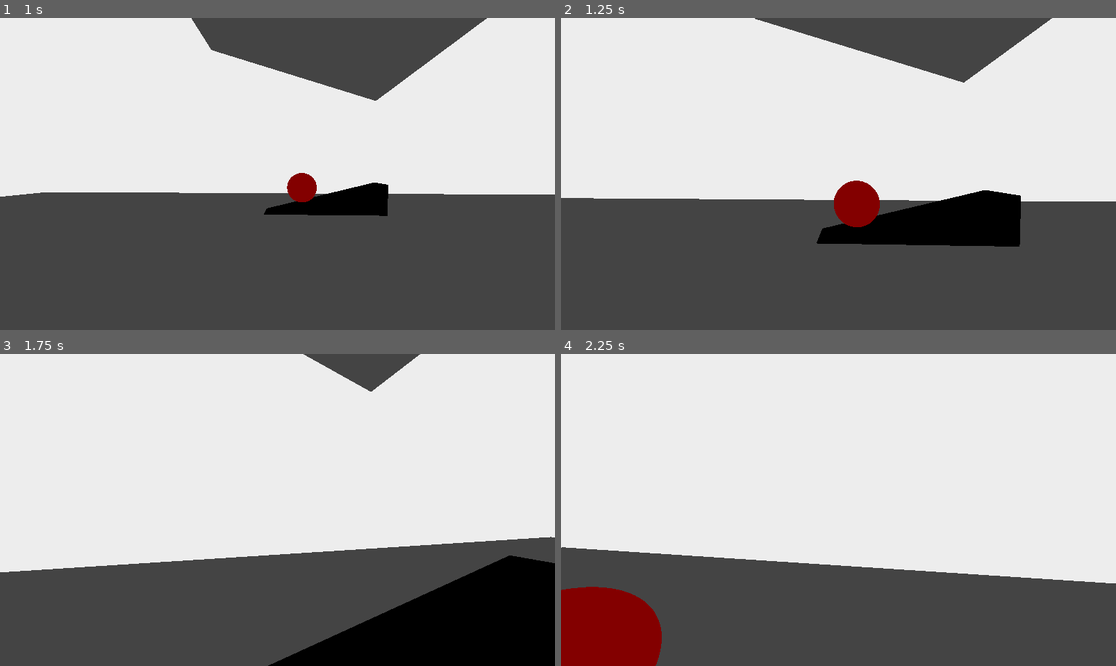
Above: before the commit, frames 1-4 (two rows, left to right).
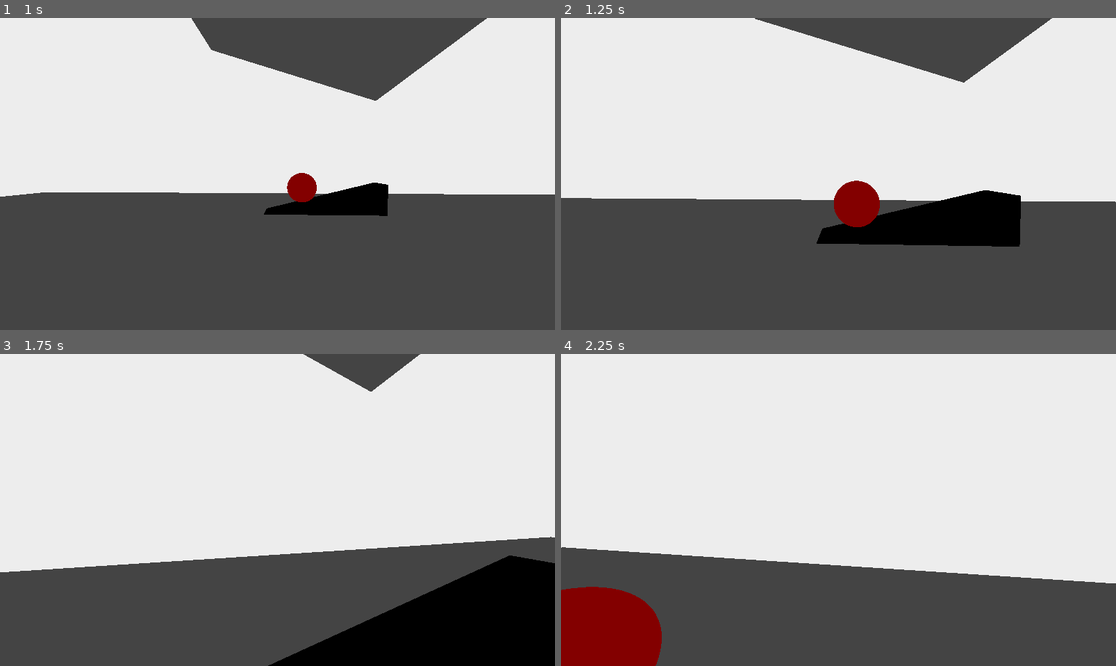
Above: after the commit, the same moments.

Repository: mynameisgump/GodotCleanupDetail
Game: Godot game, scene res://scenes/main.tscn
The game is run twice, just before and just after one commit, with the same random seed, the same clock (stepped at 60 frames per second) and the same inputs.
Inputs (mouse positions are in pixels of both pictures, inside the frame that each line leads up to):
- Up to frame 1 (1 s): move the mouse to (271, 180) at 0.52 s; hold W (move_forward) from 0.53 s (still down); click (271, 180) at 0.6 s
- Up to frame 2 (1.25 s): keep holding W (move_forward)
- Up to frame 3 (1.75 s): keep holding W (move_forward); move the mouse to (316, 513) at 1.27 s; click (316, 513) at 1.35 s
- Up to frame 4 (2.25 s): keep holding W (move_forward); tap Enter at 2 s; move the mouse to (794, 506) at 2.02 s; click (794, 506) at 2.1 s

Frame 1 is identical in both runs. In frame 2, less than 0.1% of the frame differs, in the area x 5-100%, y 1-74%; in frame 3, less than 0.1%; in frame 4, less than 0.1%.

Commit message:
Grab implemented from random reddit thread

Diff:
--- a/project.godot
+++ b/project.godot
@@ -37,6 +37,11 @@
 "events": [Object(InputEventKey,"resource_local_to_scene":false,"resource_name":"","device":-1,"window_id":0,"alt_pressed":false,"shift_pressed":false,"ctrl_pressed":false,"meta_pressed":false,"pressed":false,"keycode":0,"physical_keycode":68,"key_label":0,"unicode":100,"echo":false,"script":null)
 ]
 }
+left_mouse={
+"deadzone": 0.5,
+"events": [Object(InputEventMouseButton,"resource_local_to_scene":false,"resource_name":"","device":-1,"window_id":0,"alt_pressed":false,"shift_pressed":false,"ctrl_pressed":false,"meta_pressed":false,"button_mask":1,"position":Vector2(534, 41),"global_position":Vector2(542, 125),"factor":1.0,"button_index":1,"canceled":false,"pressed":true,"double_click":false,"script":null)
+]
+}
 
 [layer_names]
 
@@ -44,3 +49,4 @@
 3d_physics/layer_2="Player"
 3d_physics/layer_3="Meat"
 3d_physics/layer_4="Blood"
+3d_physics/layer_5="Grab"
--- a/scenes/blood.tscn
+++ b/scenes/blood.tscn
@@ -22,7 +22,7 @@
 
 [node name="Decal" type="Decal" parent="."]
 transform = Transform3D(1, 4.0415e-15, 0, 4.0415e-15, 1, 0, 0, 0, 1, 0, 0, 0)
-size = Vector3(2, 0.5, 2)
+size = Vector3(1, 0.311831, 1)
 texture_albedo = ExtResource("2_igdjf")
 
 [node name="CollisionShape3D" type="CollisionShape3D" parent="."]
--- a/scenes/player.tscn
+++ b/scenes/player.tscn
@@ -1,7 +1,10 @@
-[gd_scene load_steps=4 format=3 uid="uid://lc8w4820q8sp"]
+[gd_scene load_steps=5 format=3 uid="uid://lc8w4820q8sp"]
 
 [ext_resource type="Script" path="res://scripts/player.gd" id="1_aij6c"]
 [ext_resource type="Script" path="res://scripts/player_body.gd" id="2_fj7rr"]
+
+[sub_resource type="CapsuleShape3D" id="CapsuleShape3D_o1ge3"]
+height = 3.14446
 
 [sub_resource type="CapsuleShape3D" id="CapsuleShape3D_82iff"]
 
@@ -18,6 +21,21 @@
 
 [node name="Camera3D" type="Camera3D" parent="PlayerBody/PlayerHead"]
 
+[node name="Grab" type="Area3D" parent="PlayerBody/PlayerHead"]
+transform = Transform3D(1, 0, 0, 0, 1, 0, 0, 0, 1, -2.08165e-12, -1.5, -2.08165e-12)
+collision_layer = 16
+collision_mask = 4
+
+[node name="Pickup" type="CollisionShape3D" parent="PlayerBody/PlayerHead/Grab"]
+transform = Transform3D(1, 0, 0, 0, 0.0625989, -0.998039, 0, 0.998039, 0.0625989, 0, 1.40465, -1.57239)
+shape = SubResource("CapsuleShape3D_o1ge3")
+
+[node name="Grabber" type="RayCast3D" parent="PlayerBody/PlayerHead"]
+target_position = Vector3(2.08165e-12, 2.08165e-12, -5)
+collision_mask = 4
+
 [node name="CollisionShape3D" type="CollisionShape3D" parent="."]
 transform = Transform3D(1, 0, 0, 0, 1, 0, 0, 0, 1, 0, 1, 0)
 shape = SubResource("CapsuleShape3D_82iff")
+
+[connection signal="body_entered" from="PlayerBody/PlayerHead/Grab" to="." method="_on_grab_body_entered"]
--- a/scripts/blood.gd
+++ b/scripts/blood.gd
@@ -9,6 +9,5 @@
 
 
 func _on_body_entered(body):
-	print("PlayerEntered")
 	queue_free()
 	pass # Replace with function body.
--- a/scripts/meat_sphere.gd
+++ b/scripts/meat_sphere.gd
@@ -7,6 +7,8 @@
 
 var Blood = preload("res://scenes/blood.tscn");
 
+const GRAB_FORCE = 20;
+var linear_vel = null;
 func _ready():
 	pass
 
@@ -16,7 +18,13 @@
 func _on_body_entered(body: StaticBody3D):
 	pass
 
+func update_velocity(lv):
+	linear_vel = lv;
+
 func _integrate_forces(state):
+	if linear_vel != null: state.linear_velocity = linear_vel * GRAB_FORCE;
+
+	# Blood Stain Code
 	var total_contacts = state.get_contact_count();
 	if total_contacts > 0:
 		var colliding_object = state.get_contact_collider_object(0);
--- a/scripts/player.gd
+++ b/scripts/player.gd
@@ -9,7 +9,7 @@
 @onready var body: Node3D = $PlayerBody;
 @onready var head: Node3D = $PlayerBody/PlayerHead;
 @onready var camera: Camera3D = $PlayerBody/PlayerHead/Camera3D;
-
+@onready var grabber = $PlayerBody/PlayerHead/Grabber;
 # Export Vars
 @export var GRAVITY = 9.8;
 @export var MAX_SPEED: float = 10.0;
@@ -39,6 +39,43 @@
 var z_tilt_target = 0.0;
 var z_tilt_value = 0.01;
 var LEAN_SPEED = 5;
+
+var grabbed_item = null;
+var grabbed_item_rel_pos= null;
+
+
+func handle_grabber():
+	if grabbed_item == null:
+		on_empty_grabber()
+	else:
+		on_full_grabber()
+
+func on_empty_grabber():
+	var collision_object = grabber.get_collider()
+	if collision_object != null:
+		on_grabber_collision(collision_object)
+
+func on_full_grabber():
+	var expected_translation = head.to_global(grabbed_item_rel_pos)
+	var linear_vel = expected_translation - grabbed_item.position
+	grabbed_item.update_velocity(linear_vel)
+	if Input.is_action_just_released("left_mouse"):
+		let_go();
+
+func let_go():
+	grabbed_item.update_velocity(null)
+	grabbed_item = null
+
+func on_grabber_collision(collision_object):
+	if can_be_picked(collision_object):
+		if Input.is_action_just_pressed("left_mouse"):
+			grabbed_item_rel_pos = head.to_local(collision_object.position)
+			grabbed_item = collision_object
+			grabbed_item.apply_central_impulse(Vector3.UP * 0.1)
+
+func can_be_picked(object):
+	return object.has_method("update_velocity")
+
 
 func is_moving():
 	return Input.is_action_pressed("move_left") or \
@@ -91,3 +128,9 @@
 func _physics_process(delta):
 	handle_movement(delta)
 	handle_input(delta)
+	handle_grabber();
+
+
+func _on_grab_body_entered(body):
+	print("Grabby")
+	pass # Replace with function body.
